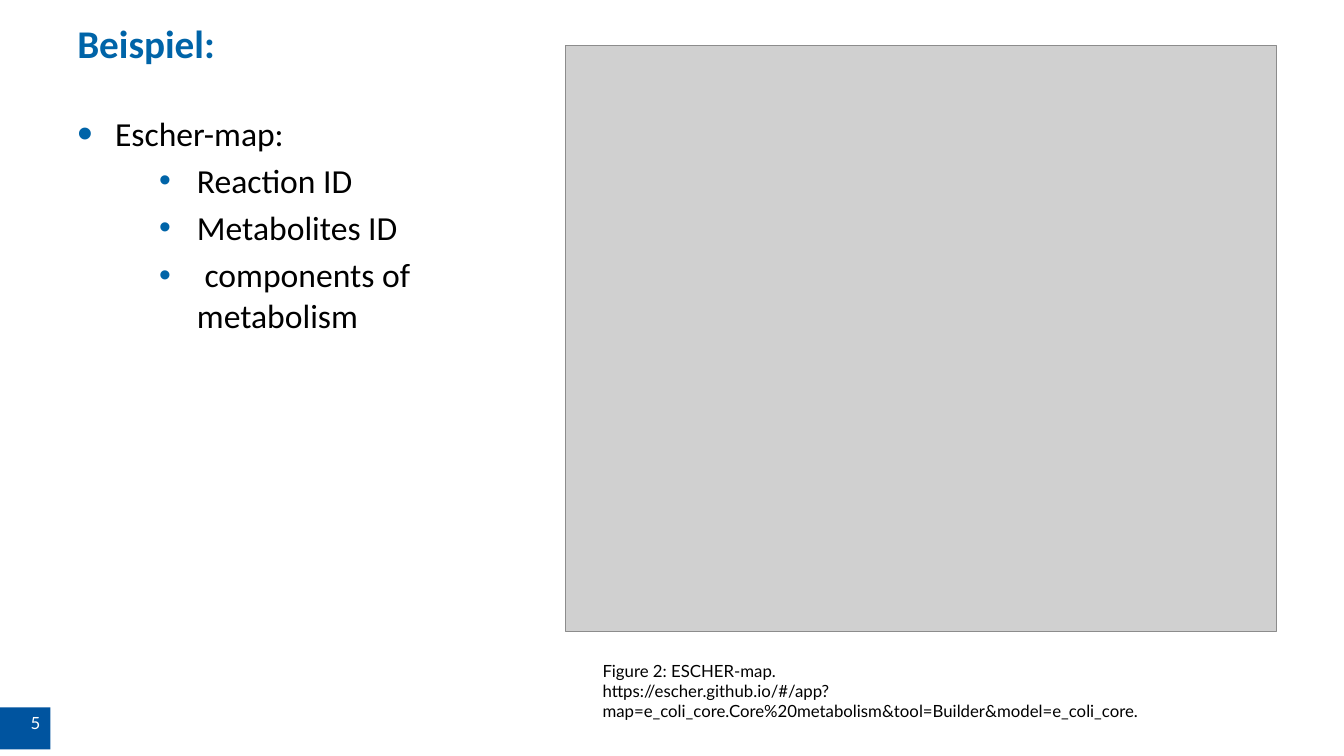
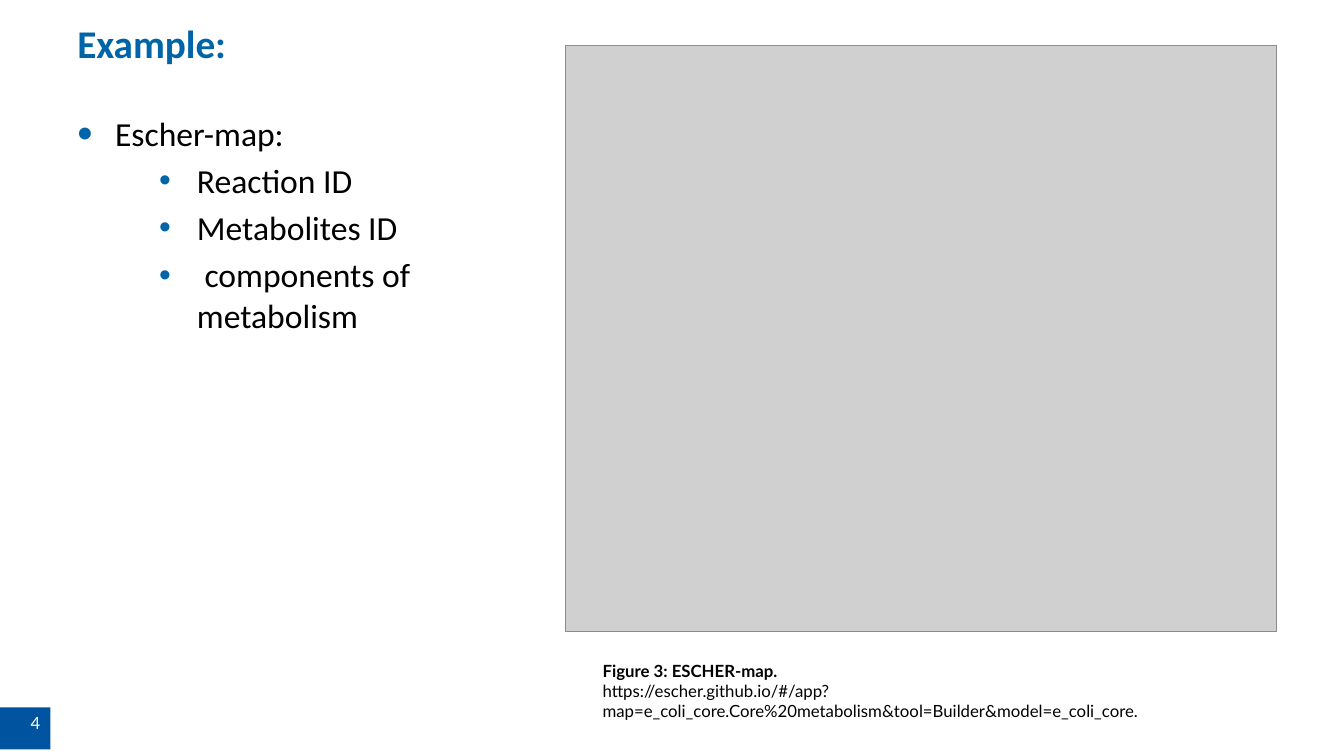
Before and after one commit to iAMB-RWTH-Aachen/BioLabSim, a slide deck: slide 5 of MetEngSim_Introduction.pptx (slide 6 before the commit). Drawn at 1344x756 pixels with LibreOffice and Linux fonts; fonts in the diff are those of the drawing; grey boxes stand for pictures; background and template pictures are left out. Boxes give left, top, right and bottom in pixels: in the first picture for what was removed or moved away, otherwise in the second. Text is boxed around its words. In the diff, an @@ line names an element or a change of style, - is before the commit and + after.

```diff
--- a/MetEngSim_Introduction.pptx
+++ b/MetEngSim_Introduction.pptx
@@ title at [77, 30, 226, 64]: text changed @@
-Beispiel:
+Example:
@@ text at [603, 664, 778, 680]: text changed; bold on @@
-Figure 2: ESCHER-map.
+Figure 3: ESCHER-map.
@@ page number at [31, 717, 41, 729]: text changed @@
-5
+4
```
Also in this commit, not shown: 5 other slides changed, 1 slide added.
